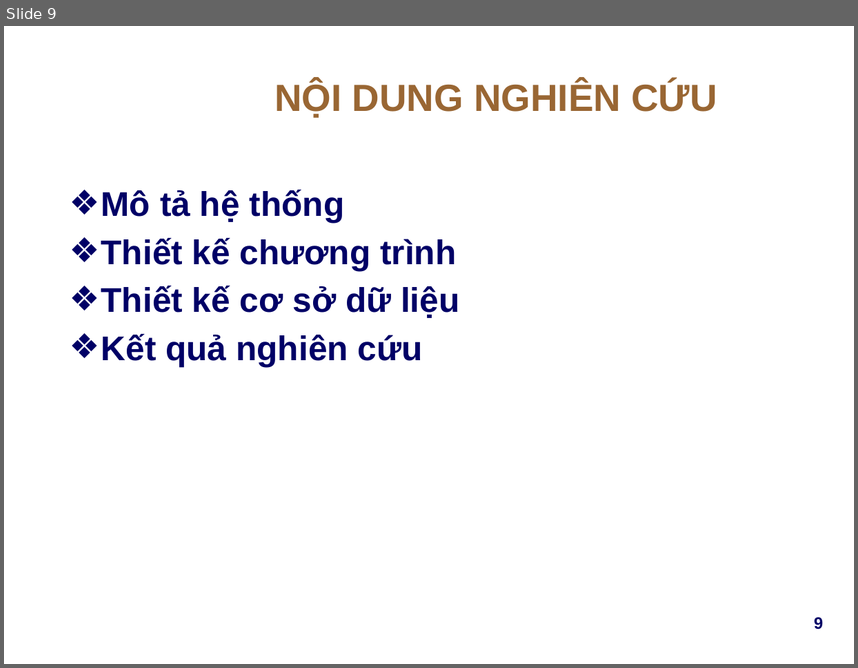
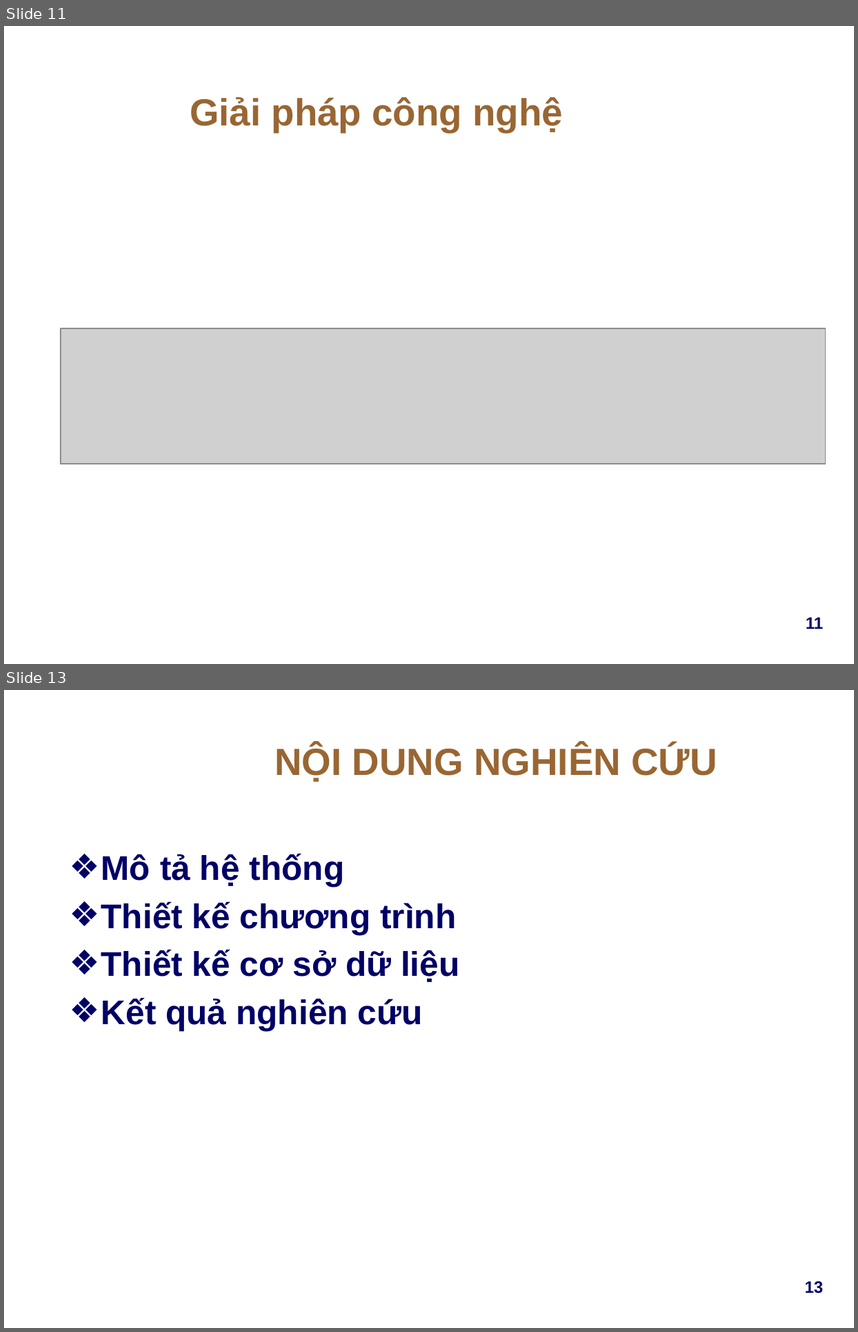
Before and after one commit to pnqphong95/lab-manager, a slide deck: docs/resources/Presentation.pptx. Shown one above the other, each under a label of ours: slide 9 before the commit, slides 11 and 13 after it; the slides between them are not shown. The pictures are 858x668 and 858x1332 pixels, drawn with LibreOffice and Linux fonts; fonts in the diff are those of the drawing; grey boxes stand for pictures; background and template pictures are left out. Boxes give left, top, right and bottom in pixels: in the first picture for what was removed or moved away, otherwise in the second. Text is boxed around its words. In the diff, an @@ line names an element or a change of style, - is before the commit and + after.

```diff
--- a/docs/resources/Presentation.pptx
+++ b/docs/resources/Presentation.pptx
@@ slide 11 added at (4,26,854,664), background picture (left out) @@
@@ text added at (190,97,563,132), 32 pt, text #996633, bold @@
+Giải pháp công nghệ
@@ picture added at (61,329,826,463) @@
@@ page number added at (806,617,823,628), 14 pt, text #000066, bold @@
+11
@@ what was slide 9 is now slide 13 @@
@@ page number at (805,1281,824,1293): text changed @@
-9
+13
```
Also in this commit, not shown: 3 other slides added.
